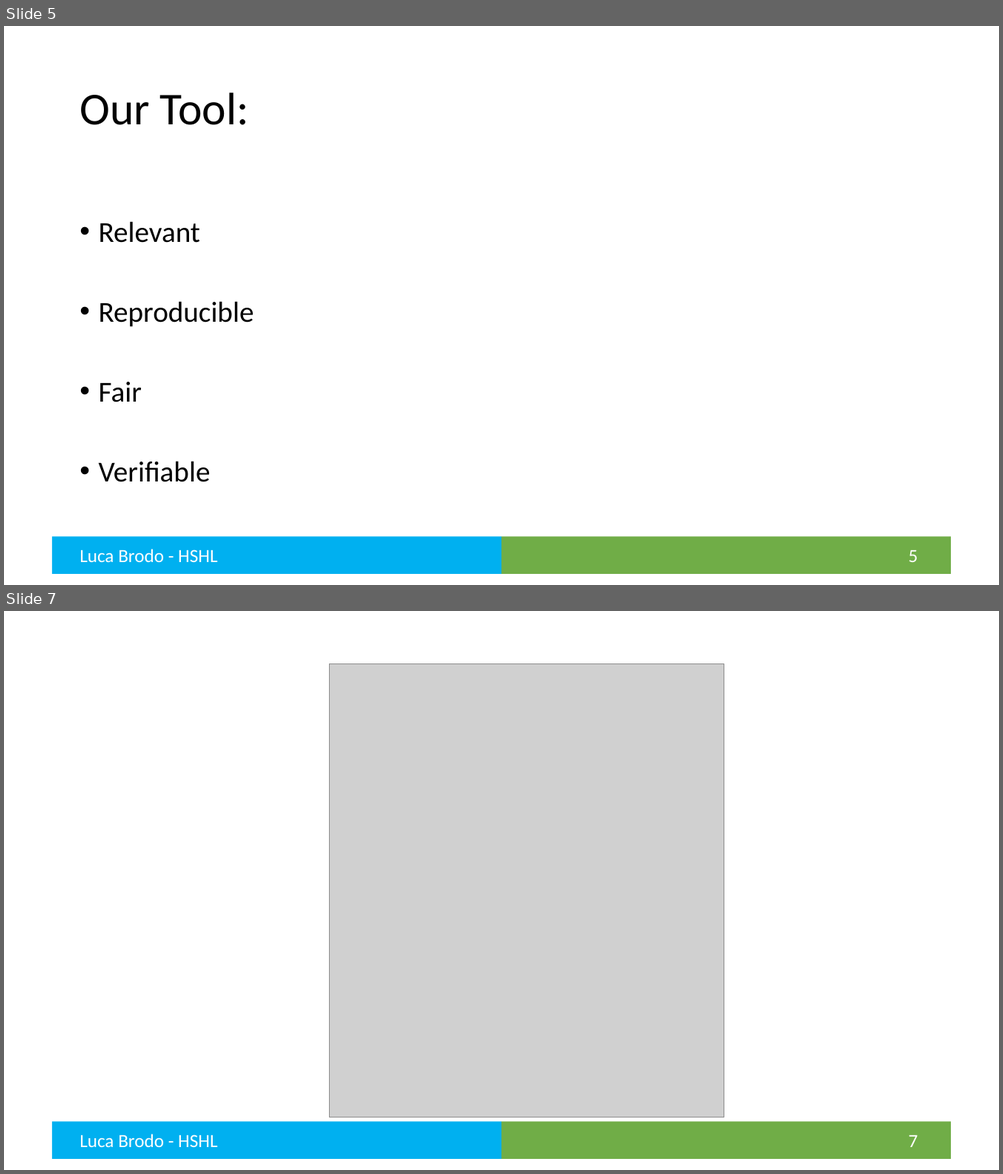
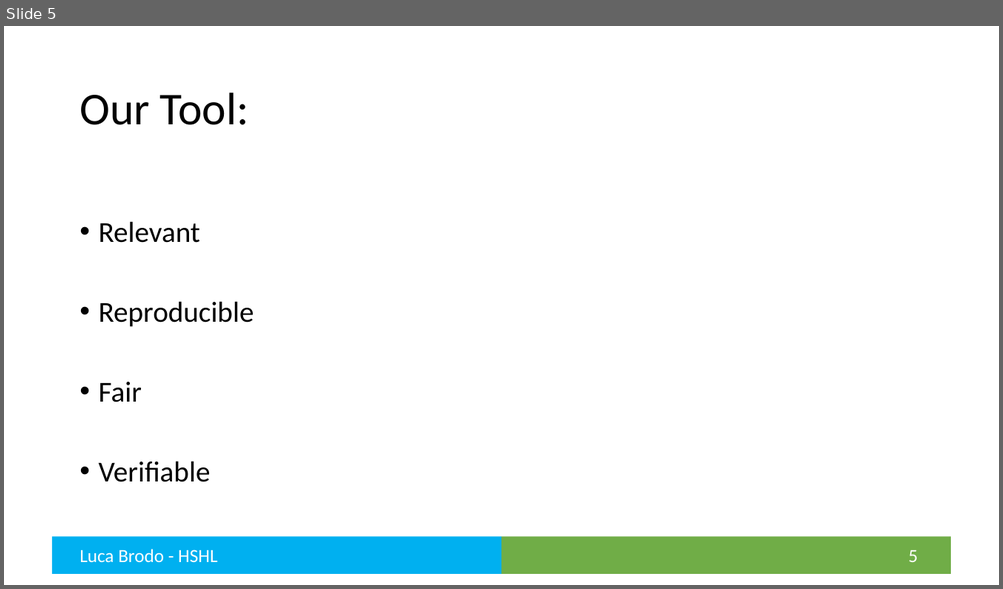
Before and after one commit to brodoluca/FinalThesisHSHL, a slide deck: Presentation/Final Presentation.pptx. Shown one above the other, each under a label of ours: slides 5 and 7 before the commit, slide 5 after it; the slides between them are not shown. The pictures are 1003x1174 and 1003x589 pixels, drawn with LibreOffice and Linux fonts; fonts in the diff are those of the drawing; grey boxes stand for pictures. Boxes give left, top, right and bottom in pixels: in the first picture for what was removed or moved away, otherwise in the second. Text is boxed around its words. In the diff, an @@ line names an element or a change of style, - is before the commit and + after.

```diff
--- a/Presentation/Final Presentation.pptx
+++ b/Presentation/Final Presentation.pptx
@@ slide 7 removed at box(4, 611, 999, 1170), background #FFFFFF; not listed: 2 template elements that a slide beside it also shows @@
@@ picture removed at box(330, 664, 724, 1119) @@
@@ text removed at box(79, 1134, 218, 1147) @@
-Luca Brodo - HSHL
@@ page number removed at box(908, 1136, 918, 1147) @@
-7
```
Also in this commit, not shown: 1 slide changed, 3 slides added, 2 other files.
